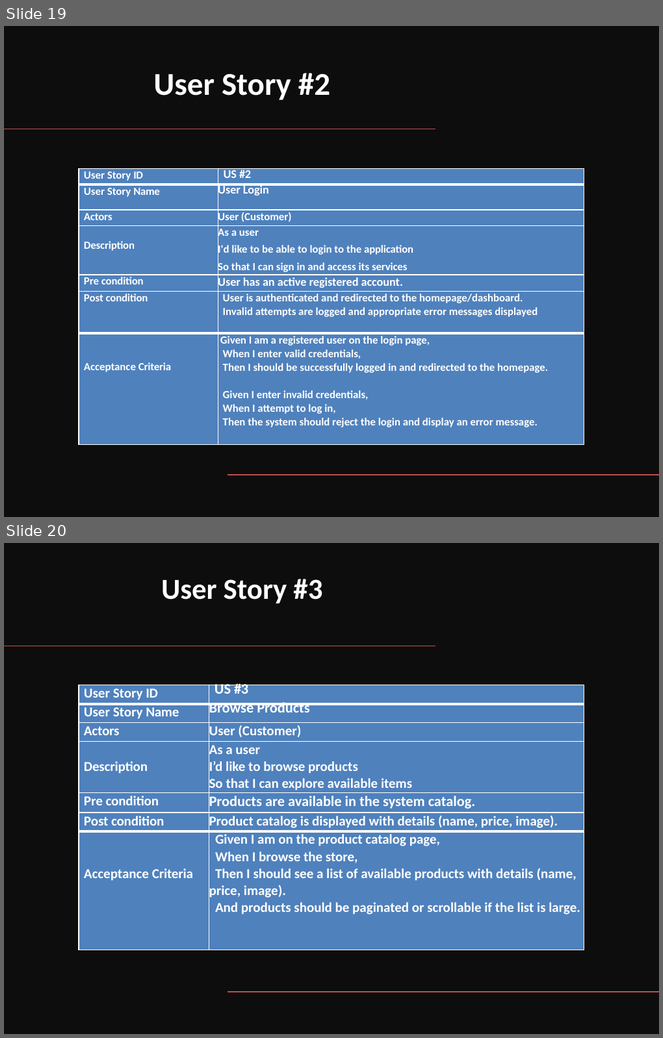
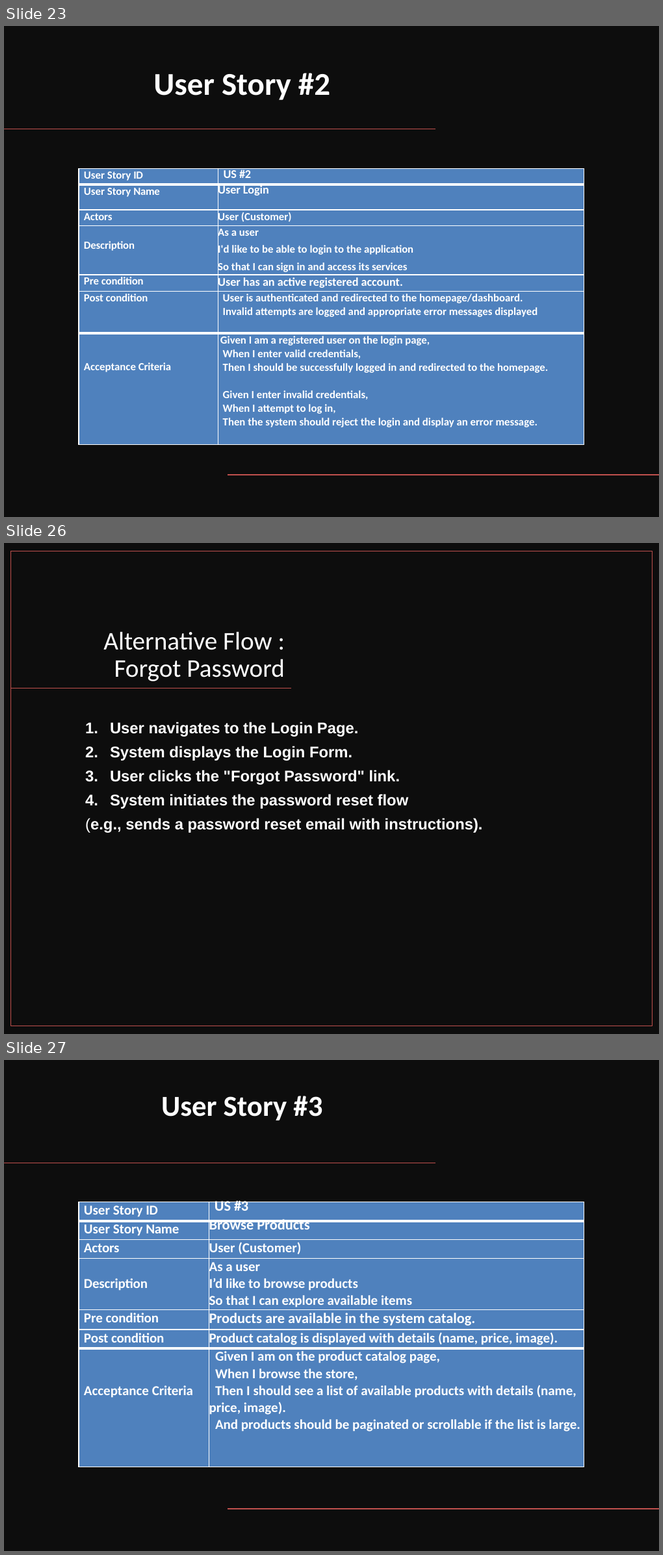
Before and after one commit to AmrKhaled77/IS-project-, a slide deck: for submation/sprint 1 +Backlog/Sprint1_Deliverables_Template.pptx. Shown one above the other, each under a label of ours: slides 19 and 20 before the commit, slides 23, 26 and 27 after it; the slides between them are not shown. The pictures are 663x1038 and 663x1555 pixels, drawn with LibreOffice and Linux fonts; fonts in the diff are those of the drawing. Boxes give left, top, right and bottom in pixels: in the first picture for what was removed or moved away, otherwise in the second. Text is boxed around its words. In the diff, an @@ line names an element or a change of style, - is before the commit and + after.

```diff
--- a/for submation/sprint 1 +Backlog/Sprint1_Deliverables_Template.pptx
+++ b/for submation/sprint 1 +Backlog/Sprint1_Deliverables_Template.pptx
@@ slide 26 added at box(4, 543, 659, 1034), background #FFFFFF @@
@@ rectangle added at box(4, 543, 659, 1034), fill #0D0D0D @@
@@ rectangle added at box(10, 551, 652, 1027), outline #C0504D 1 pt @@
@@ title added at box(103, 631, 285, 681), 28 pt, text #FFFFFF @@
+Alternative Flow : Forgot Password
@@ line added from (292, 689) to (10, 689), #C0504D 1 pt @@
@@ text added at box(85, 722, 483, 833), 17 pt, text #FFFFFF, bold @@
+1. User navigates to the Login Page.
+2. System displays the Login Form.
+3. User clicks the "Forgot Password" link.
+4. System initiates the password reset flow
+(e.g., sends a password reset email with instructions).
@@ what was slide 19 is now slide 23 @@
@@ what was slide 20 is now slide 27 @@
```
Also in this commit, not shown: 3 slides changed, 10 other slides added.
